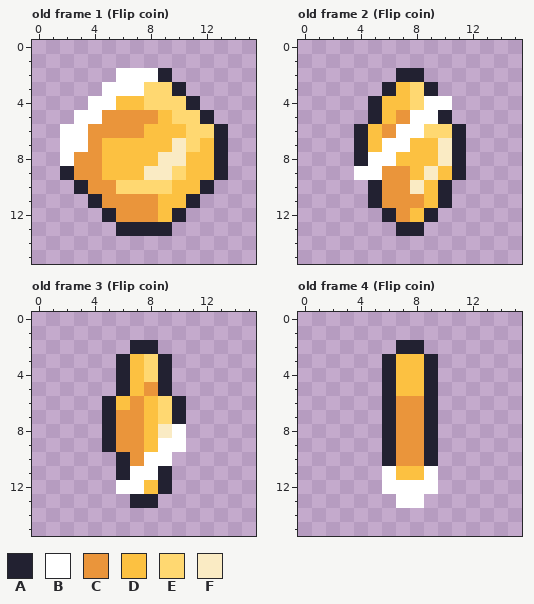
Two states of a pixel-art file, Assets/Arts/Coin/Coin.aseprite. The picture above is the old version.
16x16 pixels, 18 frames. Shown: old frame 1 (Flip coin), old frame 2 (Flip coin), old frame 3 (Flip coin), old frame 4 (Flip coin). The commit also changed other frames, which this record leaves out.
Palette (. is transparent): A #222131  B #ffffff  C #ea953b  D #fcc141  E #ffd871  F #faebc4
Pixels before, old frame 1 (Flip coin), first column x 2:
 2 ....BBBA....
 3 ...BBBEEA...
 4 ..BBDDEEEA..
 5 .BBCCCCDEEA.
 6 BBCCCCDDDEEA
 7 BBCDDDDDFEDA
 8 BCCDDDDFFDDA
 9 ACCDDDFFEDDA
10 .ACCEEEEDDA.
11 ..ACCCCDDA..
12 ...ACCCDA...
13 ....AAAA....
Pixels before, old frame 2 (Flip coin), first column x 4:
 2 ...AA...
 3 ..ADEA..
 4 .ADDEBB.
 5 .ADCBBA.
 6 ADCBBEEA
 7 ADBBDDFA
 8 ABBDDDFA
 9 BBCCDFDA
10 .ACCFDA.
11 .ACCCDA.
12 ..ACDA..
13 ...AA...
Pixels before, old frame 3 (Flip coin), first column x 5:
 2 ..AA..
 3 .ADEA.
 4 .ADEA.
 5 .ADCA.
 6 ADCDEA
 7 ACCDEA
 8 ACCDFB
 9 ACCDBB
10 .ACBB.
11 .ABBA.
12 .BBDA.
13 ..AA..
Pixels before, old frame 4 (Flip coin), first column x 6:
 2 .AA.
 3 ADDA
 4 ADDA
 5 ADDA
 6 ACCA
 7 ACCA
 8 ACCA
 9 ACCA
10 ACCA
11 BDDB
12 BBBB
13 .BB.
Now the later version:
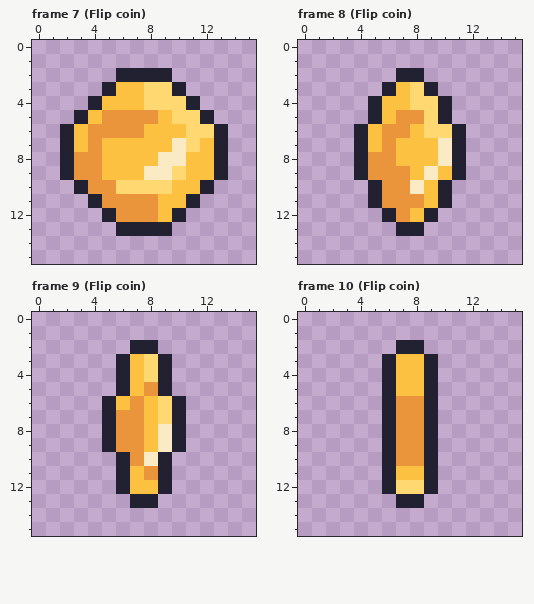
A new or re-ordered frame is compared with the old frame closest to it.
Changes in this commit:
frames 18 -> 36
Frame 7 (Flip coin) is new; against old frame 1 (Flip coin):
y 2: x 6..8 BBB -> AAA
y 3: x 5..7 BBB -> ADD
y 4: x 4..5 BB -> AD
y 5: x 3..4 BB -> AD
y 6..7: x 2..3 BB -> AD
y 8: x 2 B -> A
Frame 8 (Flip coin) is new; against old frame 2 (Flip coin):
y 4: x 9..10 BB -> EA
y 5: x 8..9 BB -> CE
y 6: x 7..8 BB -> CD
y 7: x 6..7 BB -> CD
y 8: x 5..6 BB -> CC
y 9: x 4..5 BB -> AC
Frame 9 (Flip coin) is new; against old frame 3 (Flip coin):
y 8: x 10 B -> A
y 9: x 9..10 BB -> FA
y 10: x 8..9 BB -> FA
y 11: x 7..8 BB -> DC
y 12: x 6..7 BB -> AD
Frame 10 (Flip coin) is new; against old frame 4 (Flip coin):
y 11: x 6 B -> A; x 9 B -> A
y 12: x 6..9 BBBB -> AEEA
y 13: x 7..8 BB -> AA
